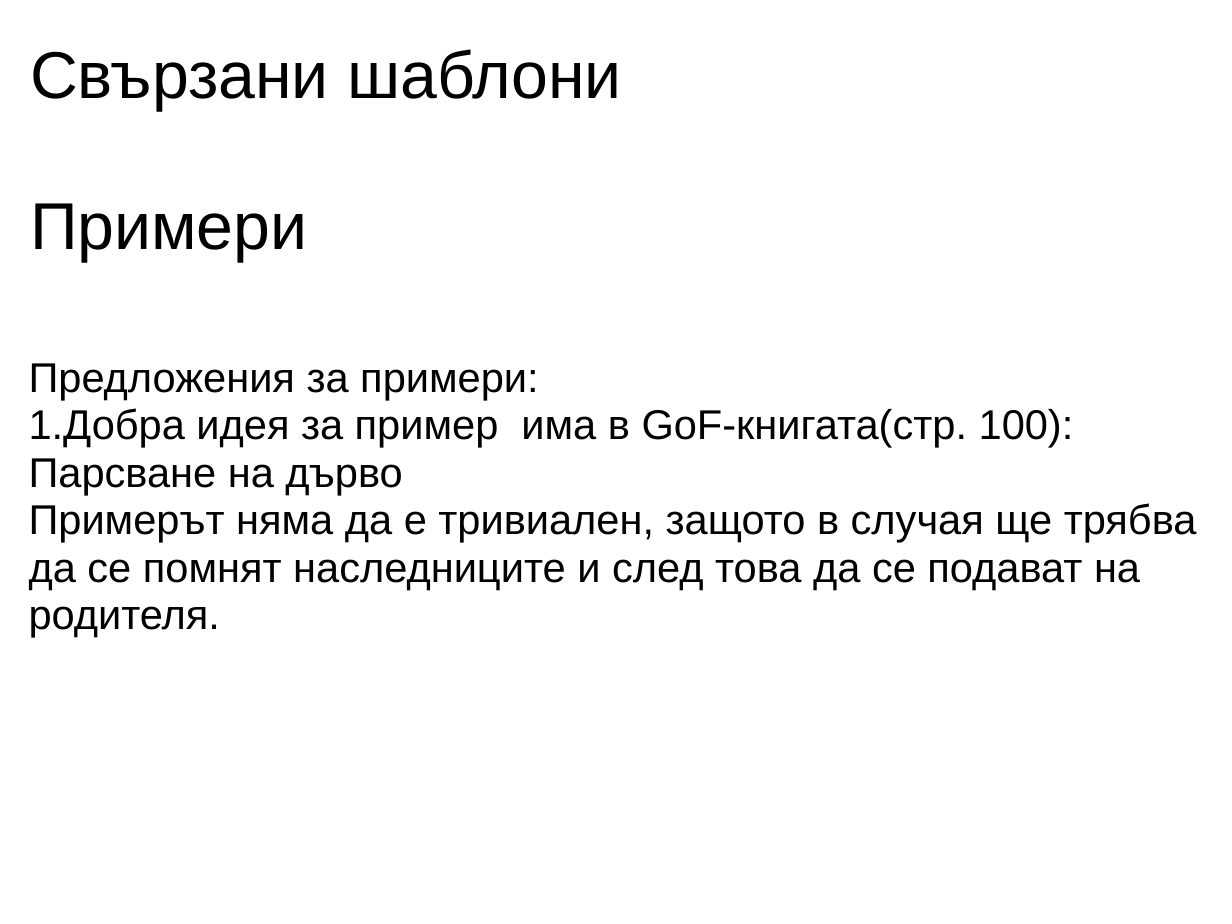
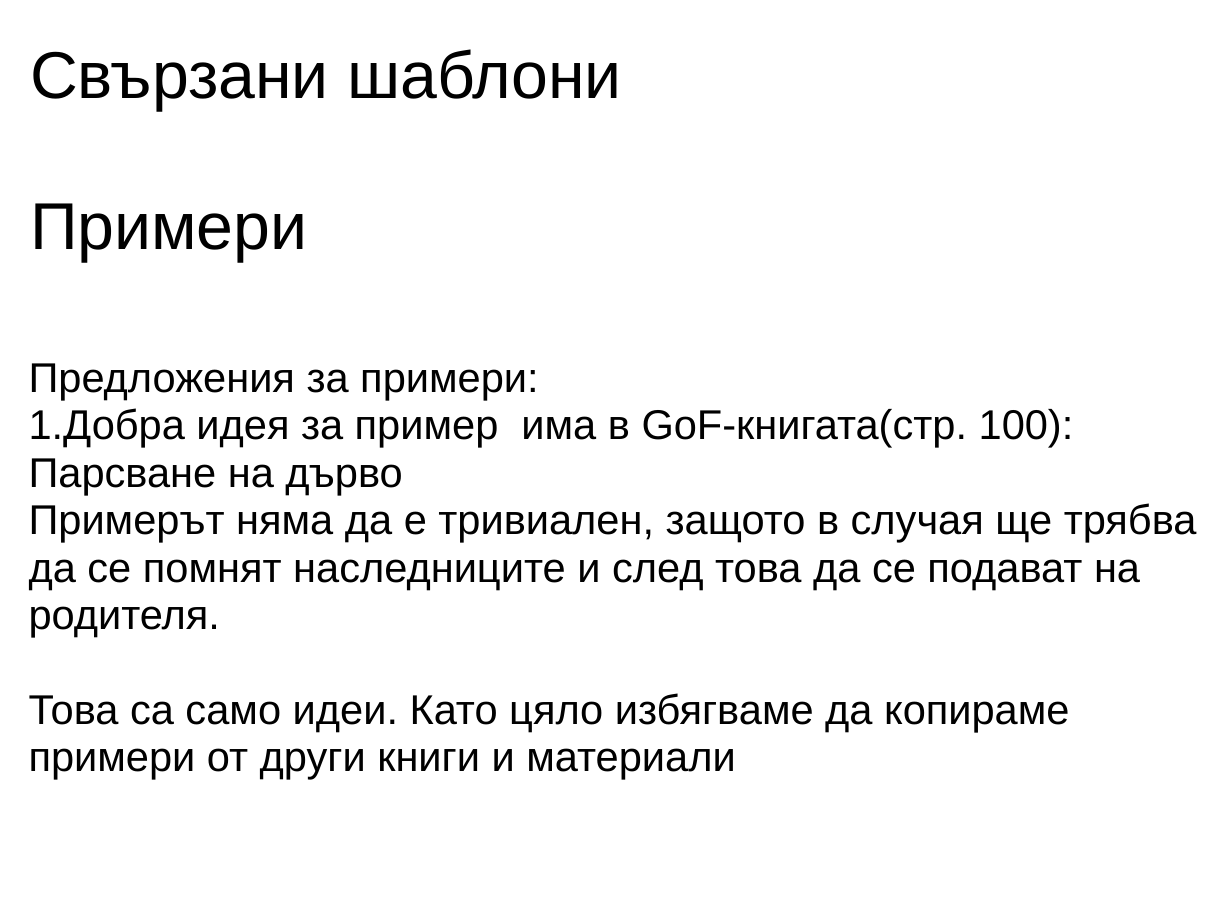
Before and after one commit to nikolaiweselinow/design-patterns-book, a slide deck: slide 4 of resources/Chapter-07-Builder/Chapter-07-Builder.ppt. Drawn at 1232x924 pixels with LibreOffice and Linux fonts; fonts in the diff are those of the drawing. Boxes give left, top, right and bottom in pixels: in the first picture for what was removed or moved away, otherwise in the second. Text is boxed around its words. In the diff, an @@ line names an element or a change of style, - is before the commit and + after.

```diff
--- a/resources/Chapter-07-Builder/Chapter-07-Builder.ppt
+++ b/resources/Chapter-07-Builder/Chapter-07-Builder.ppt
@@ text at <box>29,693,1069,779</box>: paragraph added @@
+  Това са само идеи. Като цяло избягваме да копираме примери от други книги и материали
```
Also in this commit, not shown: 1 other file.
